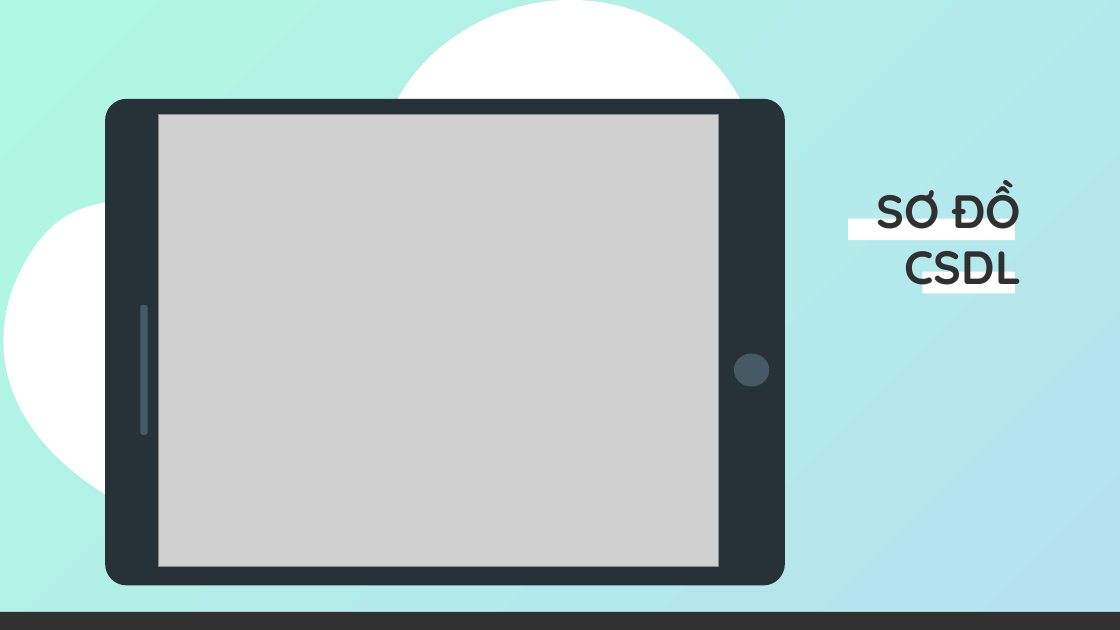
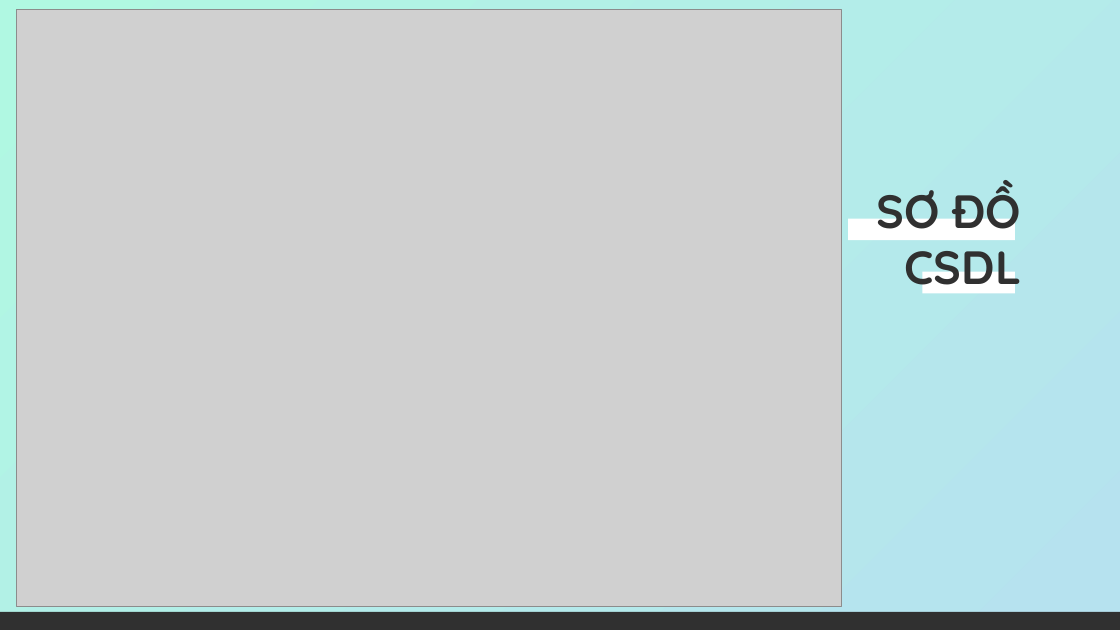
Before and after one commit to YiSuS68/Project_Shop, a slide deck: slide 9 of file/PP32 - Shop.pptx. Drawn at 1120x630 pixels with LibreOffice and Linux fonts; fonts in the diff are those of the drawing; grey boxes stand for pictures. Boxes give left, top, right and bottom in pixels: in the first picture for what was removed or moved away, otherwise in the second. Text is boxed around its words. In the diff, an @@ line names an element or a change of style, - is before the commit and + after.

```diff
--- a/file/PP32 - Shop.pptx
+++ b/file/PP32 - Shop.pptx
@@ picture: place and size @@
-picture at [159, 114, 719, 567]
+picture at [17, 10, 842, 607]
@@ group removed at [0, 0, 785, 585]: 4 freeform shapes @@
```
Also in this commit, not shown: 1 other slide changed, 1 other file.
